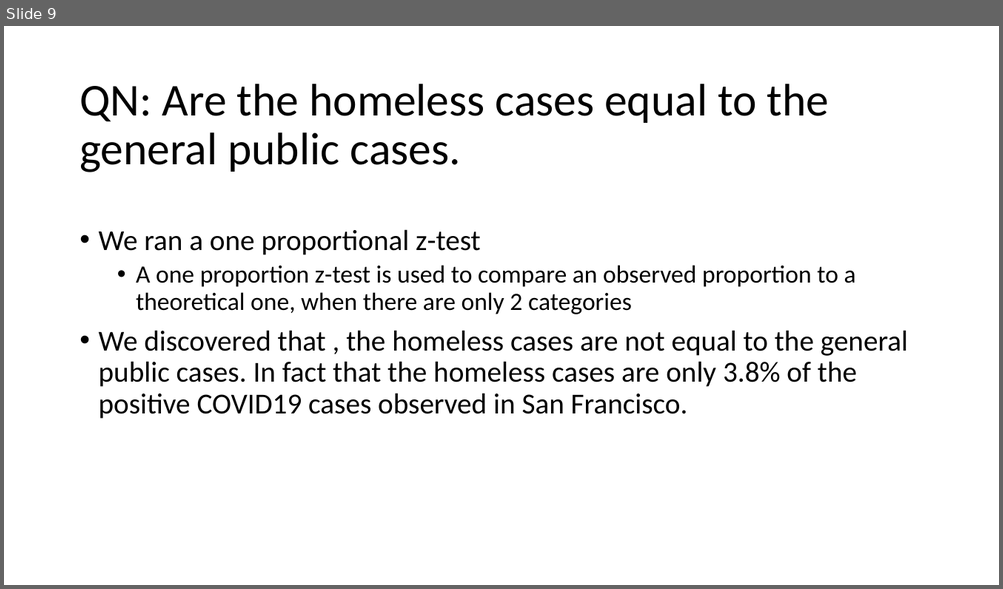
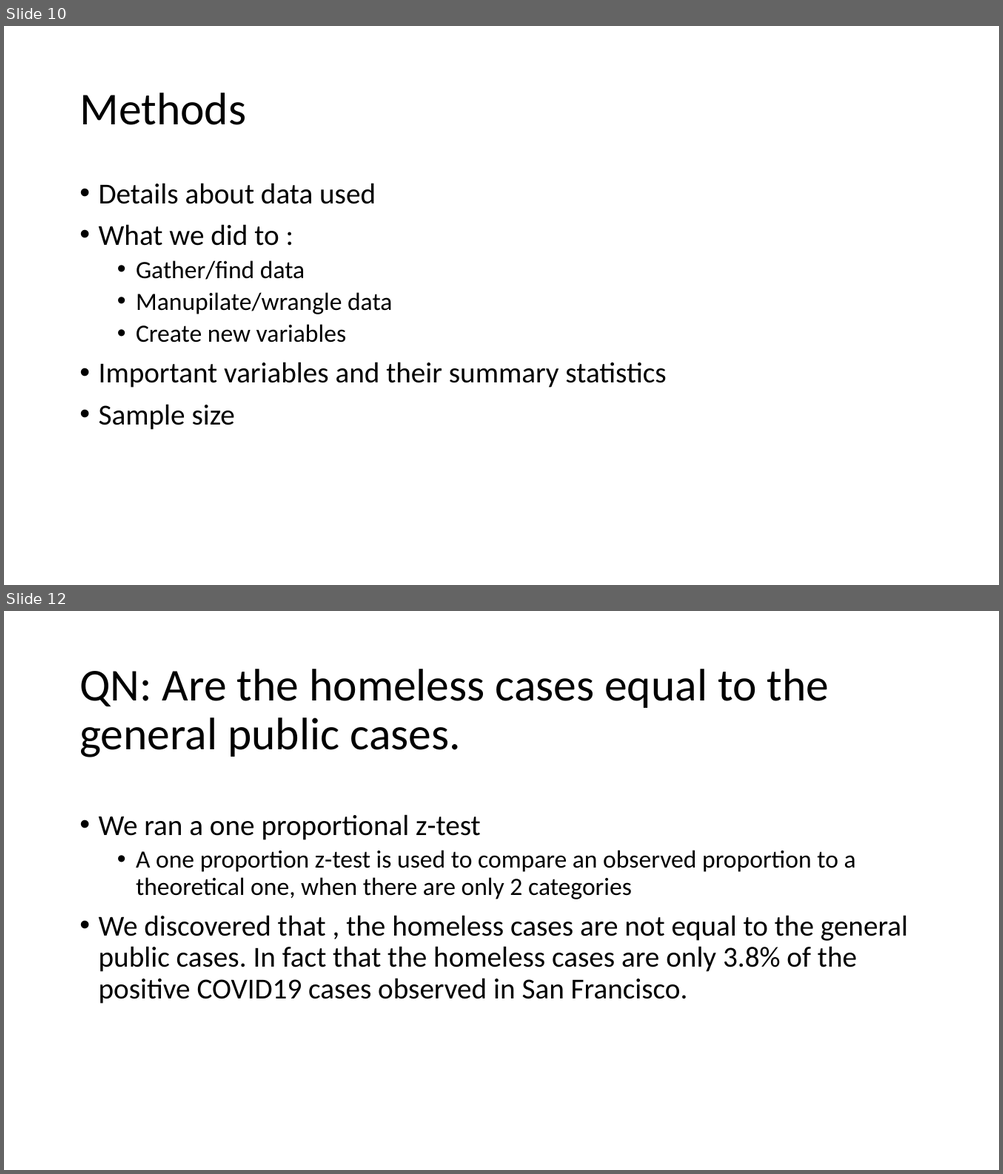
Before and after one commit to engmarkrezk/DFT_FinalProject, a slide deck: RecoverdDFTppt.pptx. Shown one above the other, each under a label of ours: slide 9 before the commit, slides 10 and 12 after it; the slides between them are not shown. The pictures are 1003x589 and 1003x1174 pixels, drawn with LibreOffice and Linux fonts; fonts in the diff are those of the drawing. Boxes give left, top, right and bottom in pixels: in the first picture for what was removed or moved away, otherwise in the second. Text is boxed around its words. In the diff, an @@ line names an element or a change of style, - is before the commit and + after.

```diff
--- a/RecoverdDFTppt.pptx
+++ b/RecoverdDFTppt.pptx
@@ slide 10 added at [4,26,999,585], background #FFFFFF @@
@@ title added at [79,93,246,125], 44 pt, text #000000 @@
+Methods
@@ text added at [99,183,666,430], 28 pt, text #000000 @@
+• Details about data used
+• What we did to :
+  • Gather/find data
+  • Manupilate/wrangle data
+  • Create new variables
+• Important variables and their summary statistics
+• Sample size
@@ what was slide 9 is now slide 12 @@
```
Also in this commit, not shown: 1 slide changed, 7 other slides added, 3 slides removed, 1 other file.
